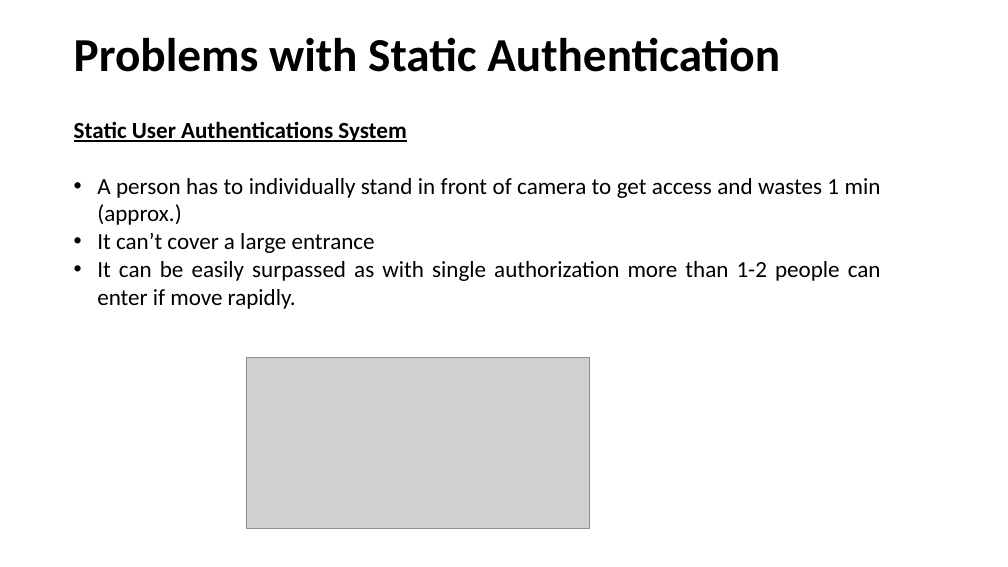
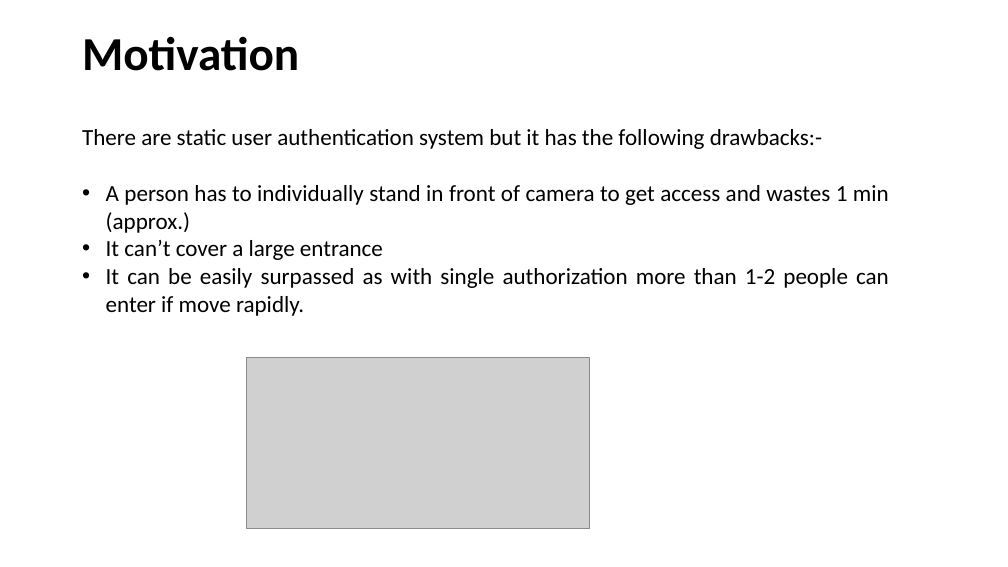
Before and after one commit to YugantKachroo/DHA, a slide deck: slide 3 of Minor.pptx. Drawn at 1008x567 pixels with LibreOffice and Linux fonts; fonts in the diff are those of the drawing; grey boxes stand for pictures. Boxes give left, top, right and bottom in pixels: in the first picture for what was removed or moved away, otherwise in the second. Text is boxed around its words. In the diff, an @@ line names an element or a change of style, - is before the commit and + after.

```diff
--- a/Minor.pptx
+++ b/Minor.pptx
@@ text removed at box(74, 37, 780, 72) @@
-Problems with Static Authentication
@@ text added at box(82, 36, 299, 71), 45 pt, text #000000, bold @@
+Motivation
@@ text "There are static user authentication ...": place and size @@
-text "There are static user authentication ..." at box(74, 121, 881, 309)
+text "There are static user authentication ..." at box(82, 129, 889, 316)
@@ text at box(82, 129, 822, 149): text changed; bold off @@
-Static User Authentications System
+There are static user authentication system but it has the following drawbacks:-
```
Also in this commit, not shown: 1 other slide changed.
